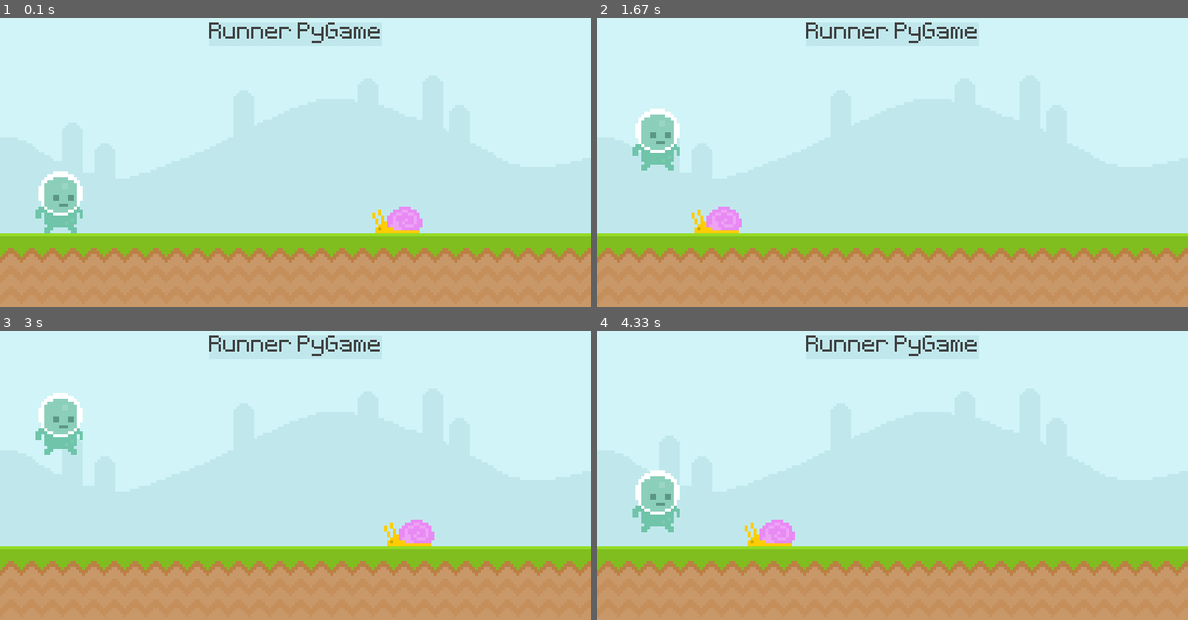
Above: before the commit, frames 1-4 (two rows, left to right).
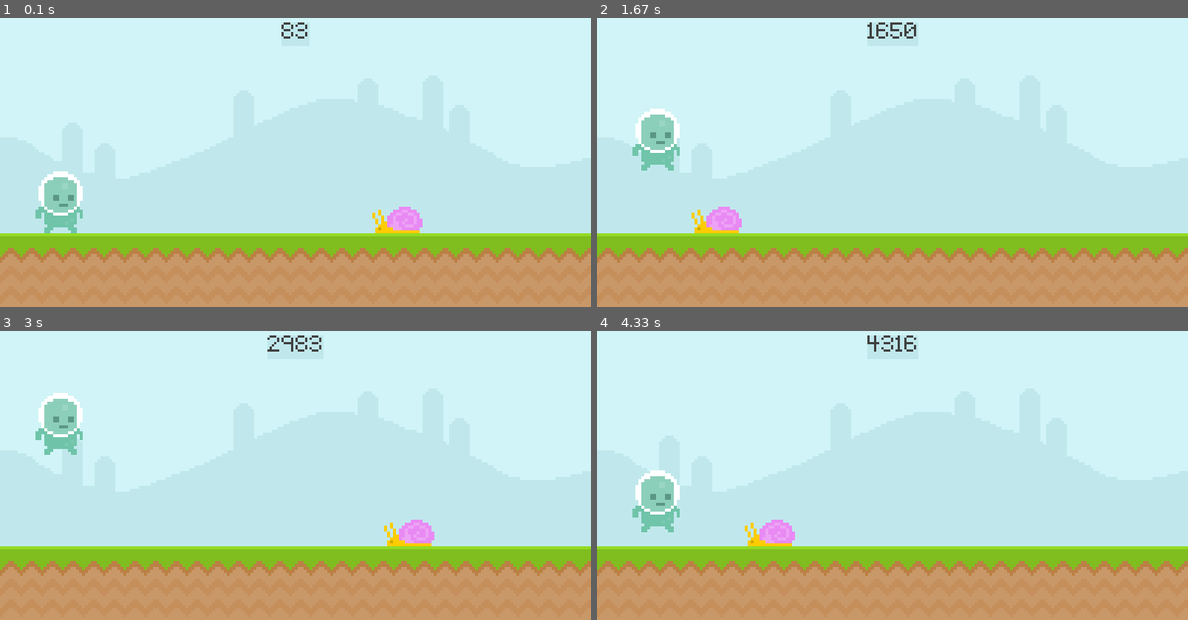
Above: after the commit, the same moments.

Repository: AlkaffAhamed/Runner-PyGame
Game: pygame game, started from main.py
The game is run twice, just before and just after one commit, with the same random seed, the same clock (stepped at 60 frames per second) and the same inputs.
Inputs (mouse positions are in pixels of both pictures, inside the frame that each line leads up to):
- Up to frame 1 (0.1 s): no input
- Up to frame 2 (1.67 s): click (656, 202) at 0.38 s; press the mouse at (656, 64) at 0.7 s; move the mouse to (673, 75) at 0.8 s; release the mouse at (691, 90) at 0.93 s; click (656, 174) at 1.05 s
- Up to frame 3 (3 s): tap Space at 1.83, 2.17, 2.57, 2.87 s
- Up to frame 4 (4.33 s): tap Space at 3.4, 3.7 s

The runs differ from the first frame. In frame 1, 0.6% of the frame differs, in the area x 35-65%, y 1-9%; in frame 2, 0.6%; in frame 3, 0.6%; in frame 4, 0.6%.

Commit message:
24 Display Score - No. of milliseconds player is alive will be the score 1. Create function `display_score()` and get the time game is running by `current_time = pygame.time.get_ticks()` 2. Create the Text Surface and do the rendering and blit inside the function 3. Call the function from the game loop

Diff:
--- a/main.py
+++ b/main.py
@@ -1,5 +1,14 @@
 import pygame
 import sys
+
+
+def display_score():
+    current_time = pygame.time.get_ticks()
+    score_surface = test_font.render(f"{current_time}", False, (64, 64, 64))
+    score_rect = score_surface.get_rect(center=(400, 30))
+    pygame.draw.rect(screen, "#C0E8EC", score_rect)  # Fill
+    screen.blit(score_surface, score_rect)
+
 
 pygame.init()
 screen = pygame.display.set_mode((800, 400))
@@ -14,8 +23,8 @@
 ground_surface = pygame.image.load("graphics/ground.png").convert()
 
 # Score Text inside Rectangle
-score_surface = test_font.render("Runner PyGame", False, (64, 64, 64))
-score_rect = score_surface.get_rect(center=(400, 30))
+# score_surface = test_font.render("Runner PyGame", False, (64, 64, 64))
+# score_rect = score_surface.get_rect(center=(400, 30))
 
 # Convert Snail Surface to Rectangle
 snail_surface = pygame.image.load("graphics/snail/snail1.png").convert_alpha()
@@ -76,9 +85,10 @@
         screen.blit(ground_surface, (0, 300))
 
         # Score Text
-        pygame.draw.rect(screen, "#C0E8EC", score_rect)  # Fill
-        # pygame.draw.rect(screen, "#C0E8EC", score_rect, 10,6)  # Border/Margins
-        screen.blit(score_surface, score_rect)
+        # pygame.draw.rect(screen, "#C0E8EC", score_rect)  # Fill
+        # # pygame.draw.rect(screen, "#C0E8EC", score_rect, 10,6)  # Border/Margins
+        # screen.blit(score_surface, score_rect)
+        display_score()
 
         # Snail movement
         # Important to draw the background first before drawing other objects
